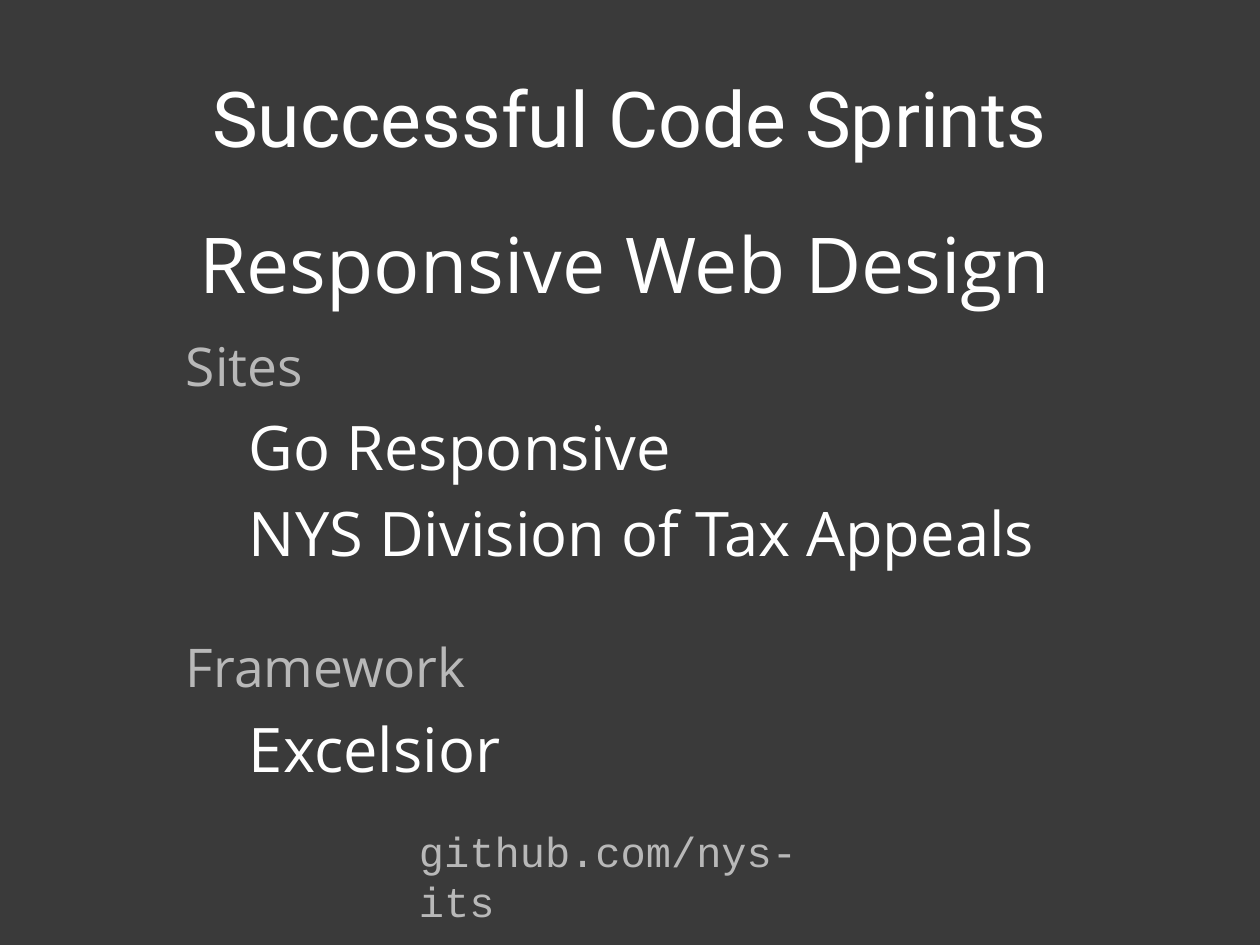
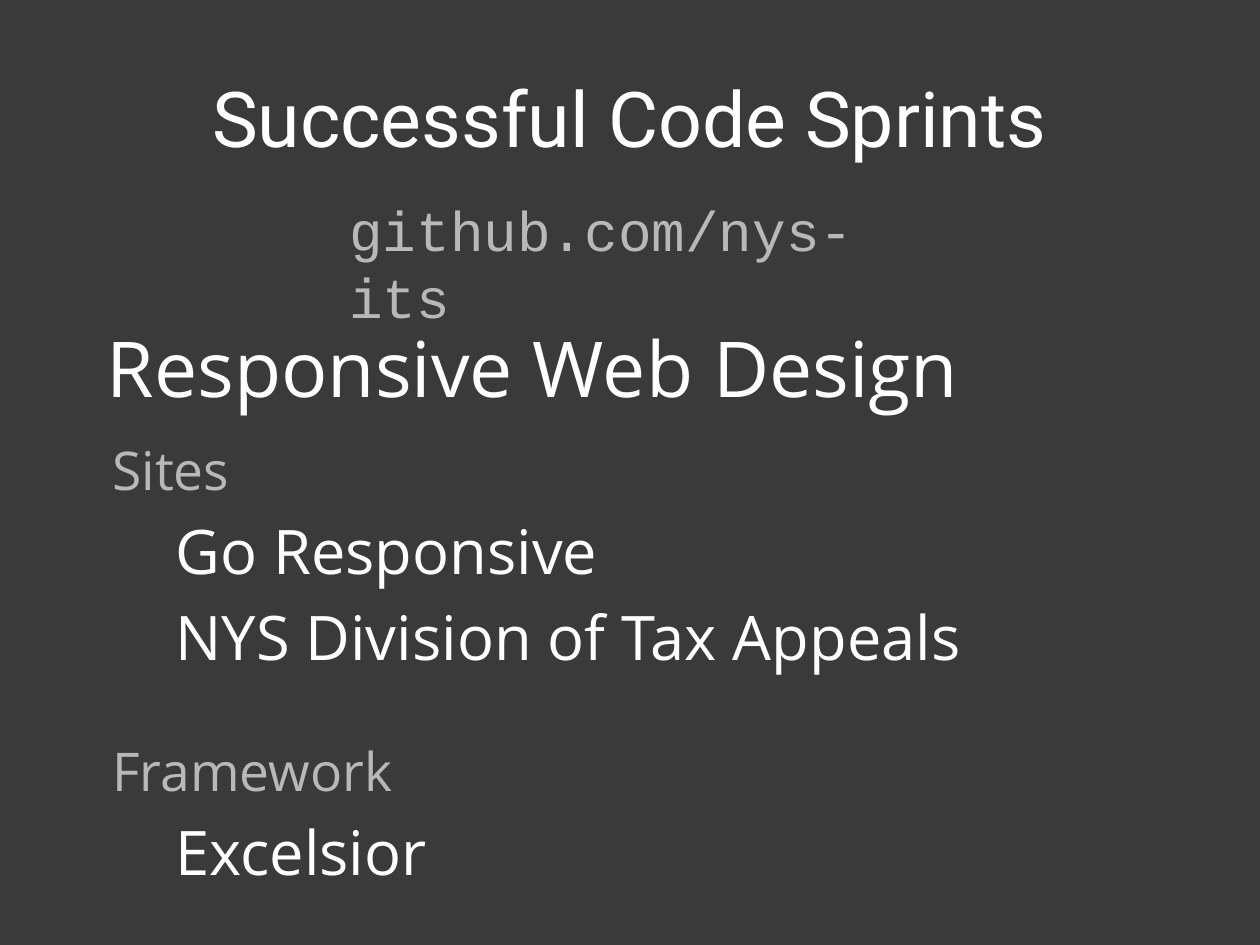
Before and after one commit to patik/code-sprint, a slide deck: slide 8 of code-sprint.pptx. Drawn at 1260x945 pixels with LibreOffice and Linux fonts; fonts in the diff are those of the drawing. Boxes give left, top, right and bottom in pixels: in the first picture for what was removed or moved away, otherwise in the second. Text is boxed around its words. In the diff, an @@ line names an element or a change of style, - is before the commit and + after.

```diff
--- a/code-sprint.pptx
+++ b/code-sprint.pptx
@@ text "github.com/nys-its": place and size @@
-text "github.com/nys-its" at box(419, 836, 797, 918)
+text "github.com/nys-its" at box(349, 211, 853, 319)
@@ text "github.com/nys-its" at box(349, 211, 853, 319): size 24 to 32 pt @@
@@ text "Responsive Web Design": place and size @@
-text "Responsive Web Design" at box(199, 234, 1050, 312)
+text "Responsive Web Design" at box(107, 338, 958, 416)
@@ text "Sites": place and size @@
-text "Sites" at box(186, 347, 1034, 773)
+text "Sites" at box(112, 451, 961, 876)
```
Also in this commit, not shown: 11 other slides changed, 1 other file.
